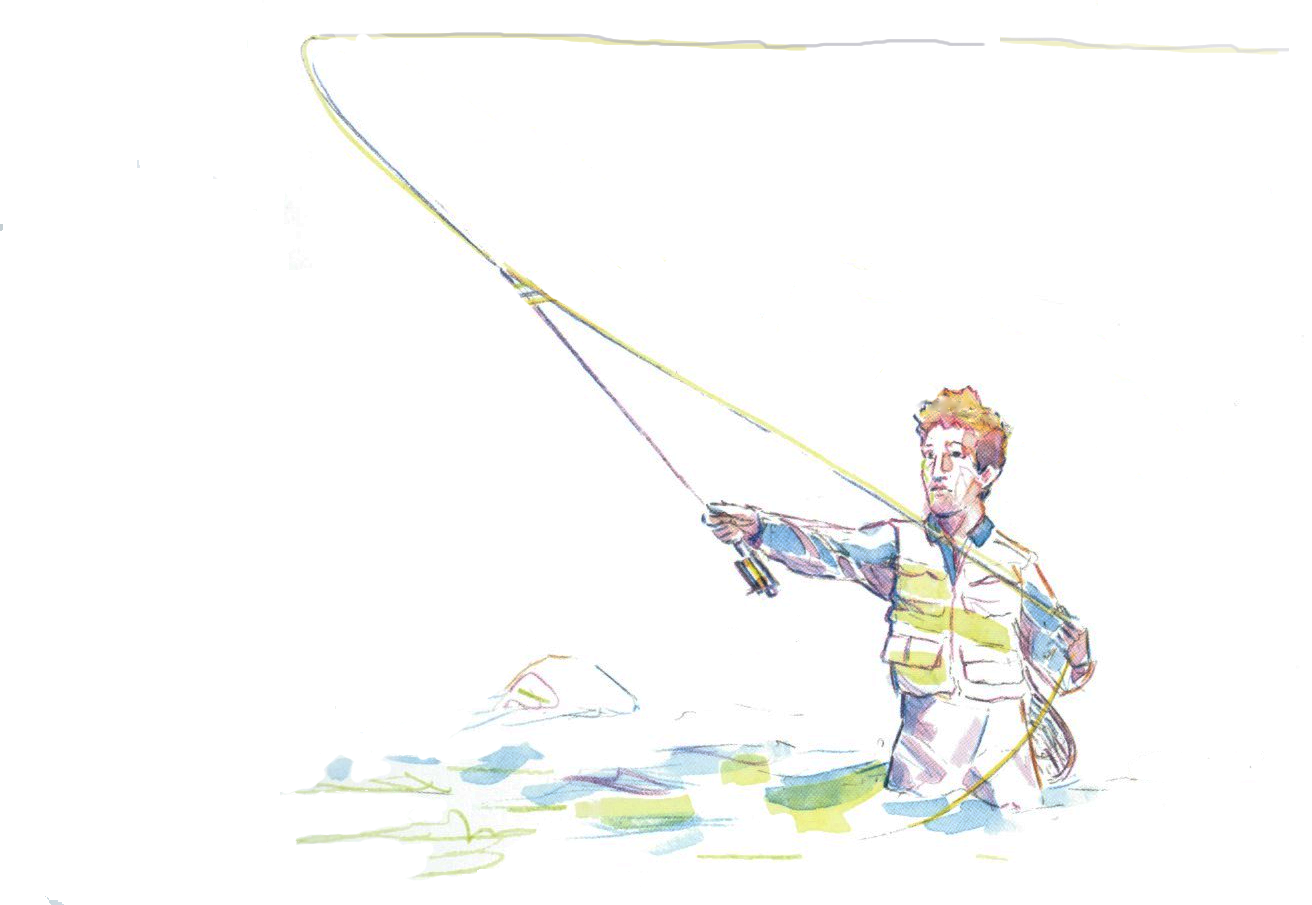
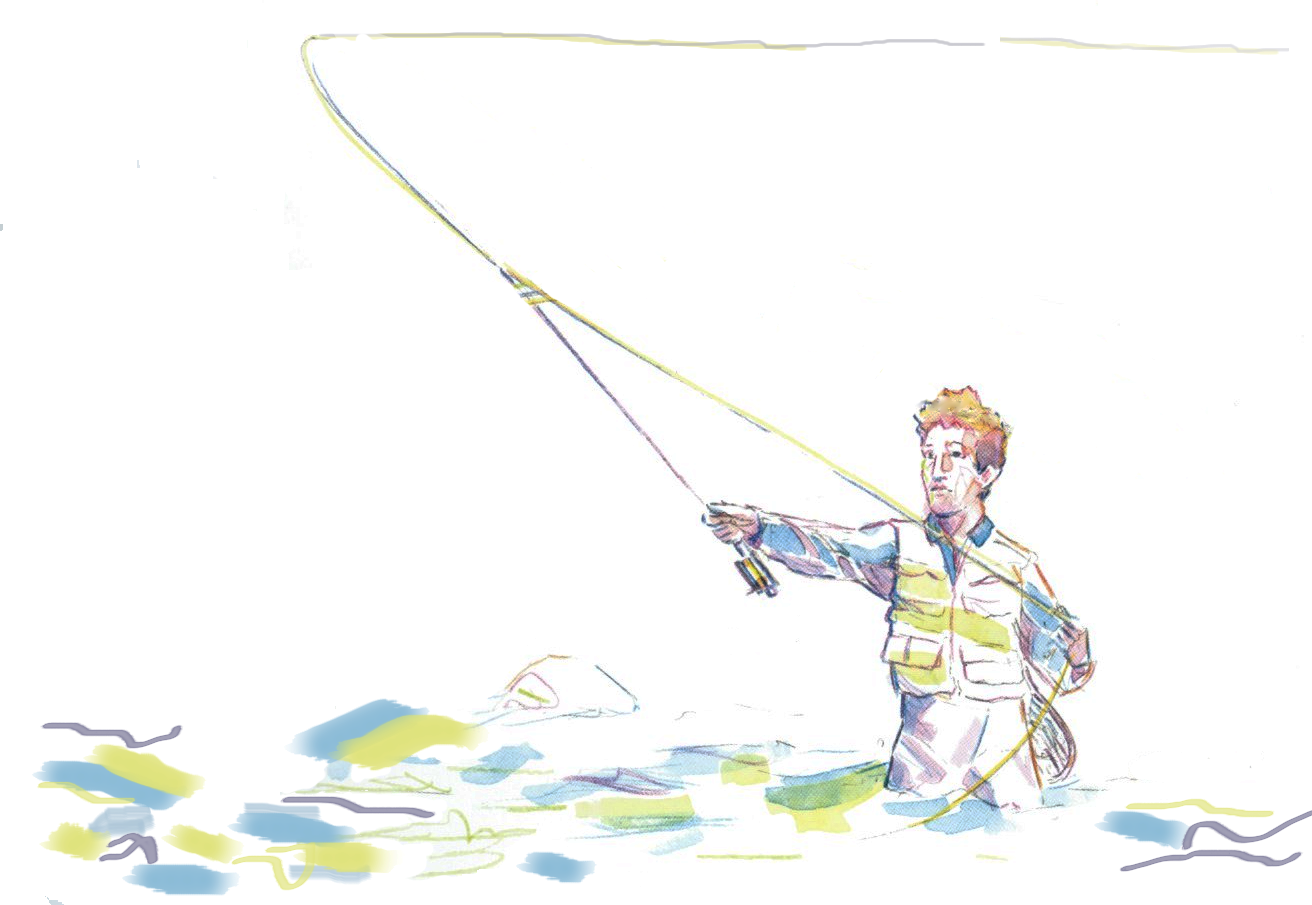
The second (1312, 905) image is a revision of the first. Changes to its layers:
added layer "Layer 3" above "Layer 2" over (x1=32, y1=698, x2=1312, y2=896)
